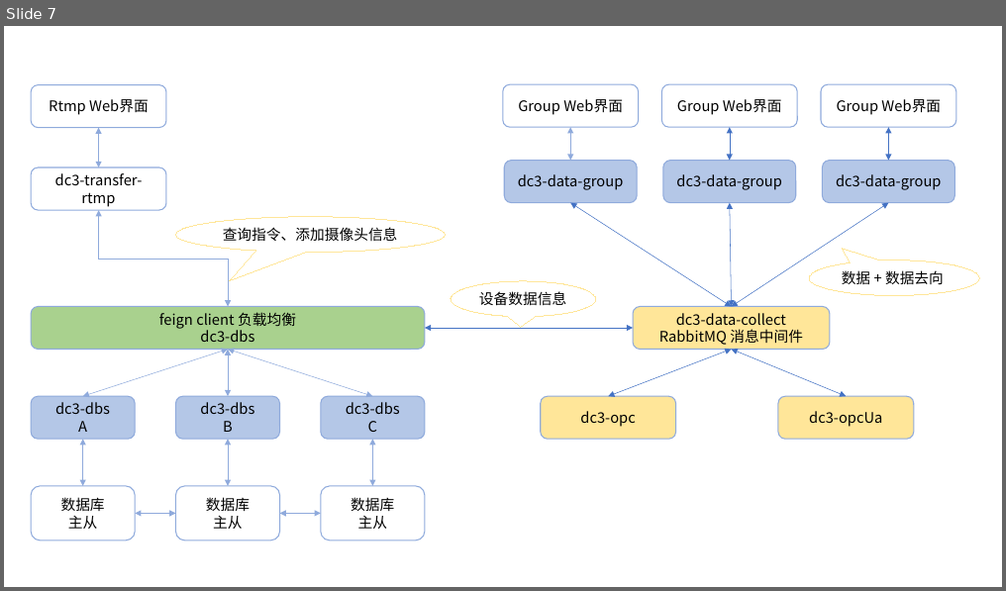
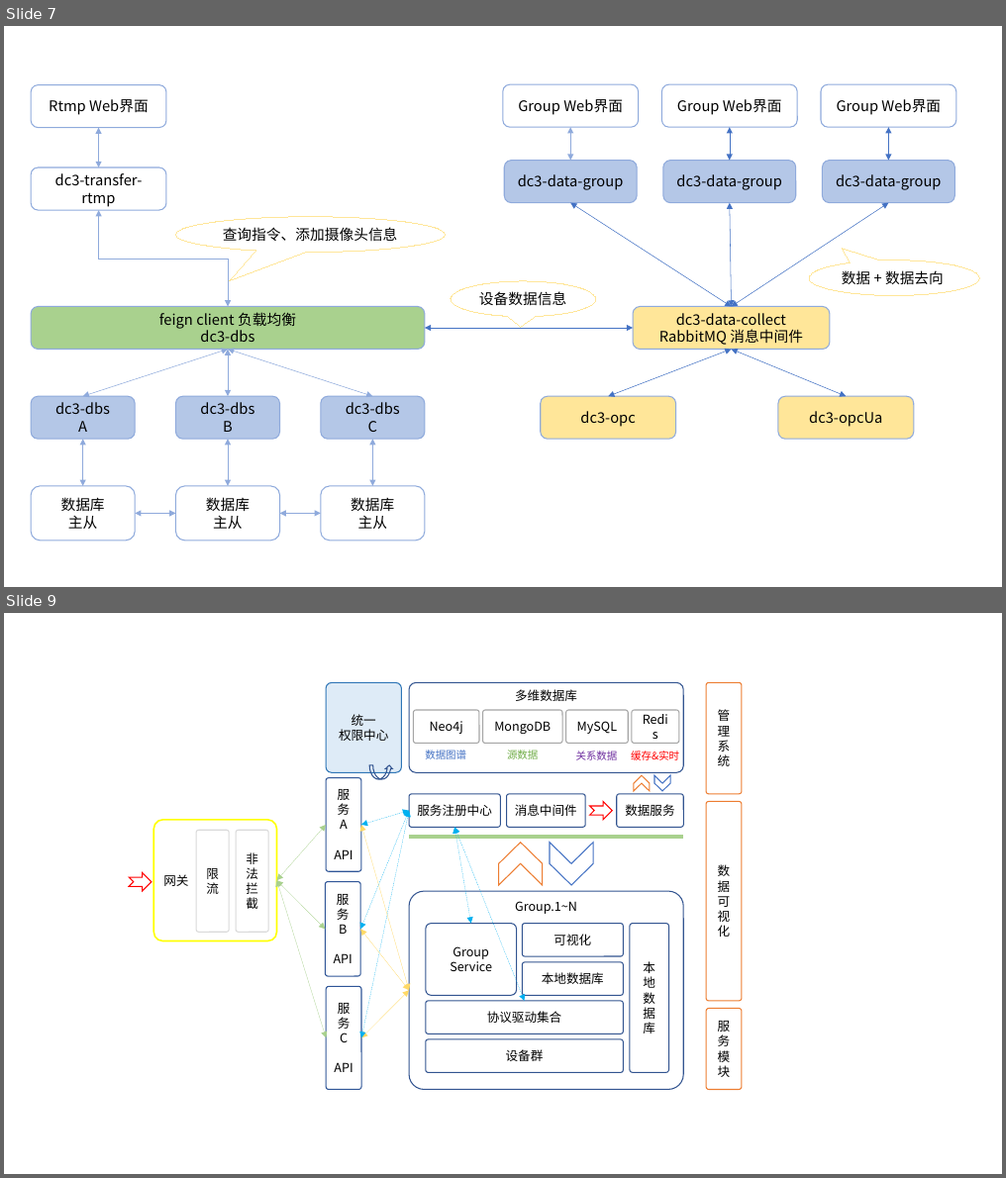
Before and after one commit to pnoker/iot-dc3, a slide deck: dc3/doc/iot-dc3-architecture.pptx. Shown one above the other, each under a label of ours: slide 7 before the commit, slides 7 and 9 after it; the slides between them are not shown. The pictures are 1006x591 and 1006x1178 pixels, drawn with LibreOffice and Linux fonts; fonts in the diff are those of the drawing. Boxes give left, top, right and bottom in pixels: in the first picture for what was removed or moved away, otherwise in the second. Text is boxed around its words. In the diff, an @@ line names an element or a change of style, - is before the commit and + after.

```diff
--- a/dc3/doc/iot-dc3-architecture.pptx
+++ b/dc3/doc/iot-dc3-architecture.pptx
@@ slide 9 added at box(4, 613, 1002, 1174), background #FFFFFF @@
@@ rounded rectangle added at box(326, 682, 402, 772), fill #DEEBF7, outline #2E75B6 1 pt, 12 pt, text #000000 @@
+统一
+权限中心
@@ rounded rectangle added at box(706, 682, 742, 794), fill #FFFFFF, outline #ED7D31 1 pt, 12 pt, text #000000 @@
+管理系统
@@ group added at box(409, 682, 684, 772): 5 rounded rectangles, 4 texts @@
+多维数据库
+MongoDB
+MySQL
+Redis
+Neo4j
+数据图谱
+源数据
+关系数据
+缓存&实时
@@ rounded rectangle added at box(326, 777, 361, 871), fill #FFFFFF, outline #2F5597 1 pt, 12 pt, text #000000 @@
+服务A
+API
@@ curved up arrow added at box(369, 765, 392, 780), outline #325491 1 pt @@
@@ chevron added at box(634, 775, 649, 791), outline #ED7D31 1 pt @@
@@ chevron added at box(654, 775, 670, 791), outline #4472C4 1 pt @@
@@ rounded rectangle added at box(153, 820, 276, 941), outline #FFFF00 1.5 pt, 12 pt, text #000000 @@
+网关
@@ double arrow added from (409, 811) to (360, 929), #00B0F0 0.25 pt dashed @@
@@ double arrow added from (409, 811) to (361, 825), #00B0F0 0.25 pt dashed @@
@@ double arrow added from (409, 811) to (361, 1039), #00B0F0 0.25 pt dashed @@
@@ rounded rectangle added at box(706, 802, 742, 1001), fill #FFFFFF, outline #ED7D31 1 pt, 12 pt, text #000000 @@
+数据可视化
@@ rounded rectangle added at box(196, 830, 230, 932), fill #FFFFFF, outline #D9D9D9 1 pt, 12 pt, text #000000 @@
+限流
@@ rounded rectangle added at box(236, 830, 269, 932), fill #FFFFFF, outline #D9D9D9 1 pt, 12 pt, text #000000 @@
+非法拦截
@@ double arrow added from (276, 880) to (326, 825), #A9D18E 0.25 pt @@
@@ double arrow added from (409, 990) to (361, 825), #FFD966 0.25 pt @@
@@ group added at box(409, 794, 684, 837): 3 rounded rectangles, 1 notched right arrow, 1 line @@
+服务注册中心
+消息中间件
+数据服务
@@ double arrow added from (454, 827) to (471, 924), #00B0F0 0.25 pt dashed @@
@@ double arrow added from (454, 827) to (525, 1001), #00B0F0 0.25 pt dashed @@
@@ chevron added at box(498, 843, 542, 885), outline #ED7D31 1 pt @@
@@ chevron added at box(549, 843, 593, 885), outline #4472C4 1 pt @@
@@ notched right arrow added at box(129, 872, 152, 891), outline #FF0000 1 pt @@
@@ double arrow added from (276, 880) to (326, 1039), #A9D18E 0.25 pt @@
@@ double arrow added from (276, 880) to (325, 929), #A9D18E 0.25 pt @@
@@ rounded rectangle added at box(325, 881, 360, 976), outline #2F5597 1 pt, 12 pt, text #000000 @@
+服务B
+API
@@ double arrow added from (409, 990) to (360, 929), #FFD966 0.25 pt @@
@@ group added at box(409, 891, 684, 1090): 7 rounded rectangles @@
+Group
+Service
+可视化
+本地数据库
+协议驱动集合
+设备群
+Group.1~N
+本地数据库
@@ rounded rectangle added at box(326, 986, 361, 1090), outline #2F5597 1 pt, 12 pt, text #000000 @@
+服务C
+API
@@ double arrow added from (409, 990) to (361, 1039), #FFD966 0.25 pt @@
@@ rounded rectangle added at box(706, 1008, 742, 1090), fill #FFFFFF, outline #ED7D31 1 pt, 12 pt, text #000000 @@
+服务模块
```
Also in this commit, not shown: 1 slide changed, 23 other files.
